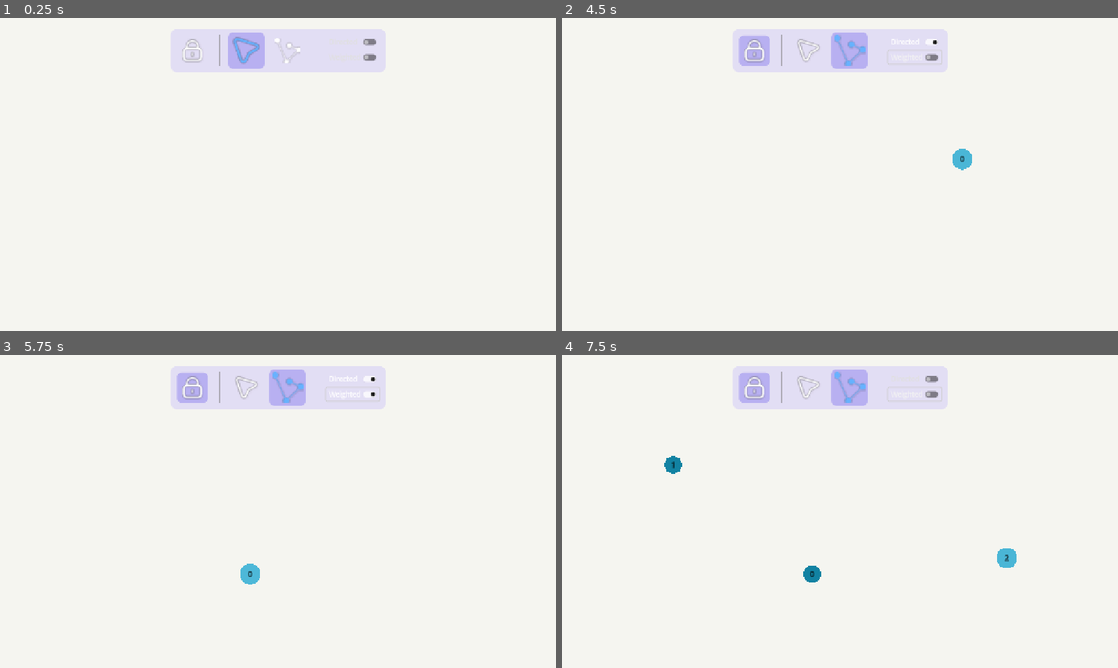
Above: before the commit, frames 1-4 (two rows, left to right).
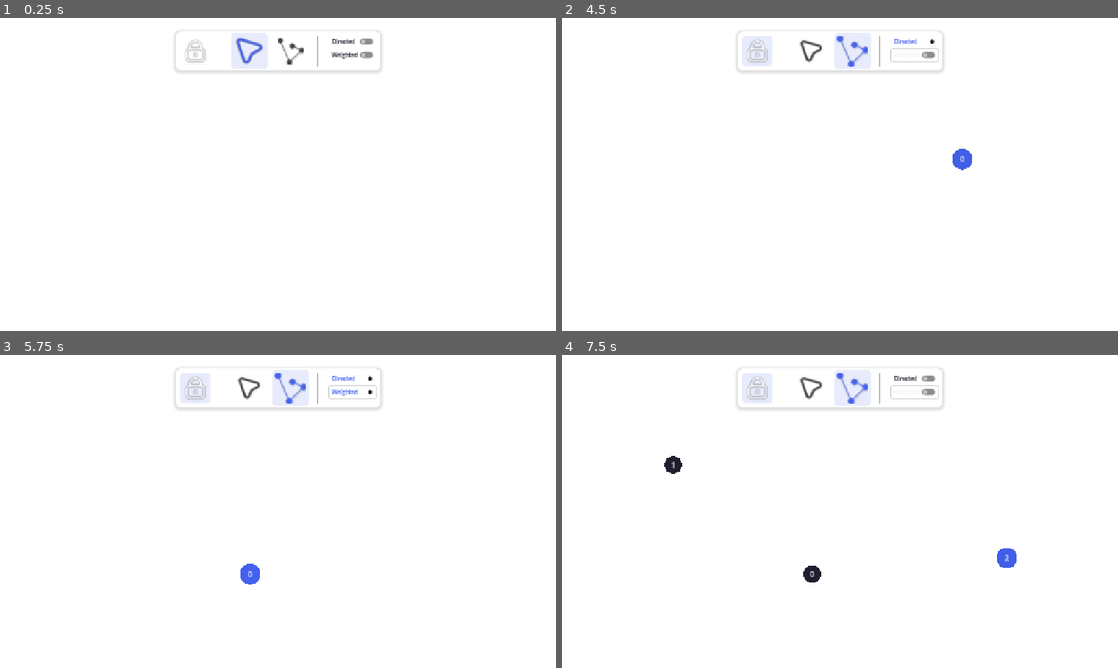
Above: after the commit, the same moments.

Repository: VerticesLTD/Graphos
Game: Godot game, scene res://scenes/main/main.tscn
Two runs of this game, one before a commit and one after it. Both use one fixed random seed, a clock stepped at 60 frames per second and the inputs below.
Inputs (mouse positions are in pixels of both pictures, inside the frame that each line leads up to; where the layout moved, square brackets give the same spot in the first picture):
- Up to frame 1 (0.25 s): no input
- Up to frame 2 (4.5 s): click (756, 52) [756, 49] at 0.5 s; click (812, 52) [806, 49] at 1.25 s; click (851, 52) [851, 49] at 2 s; click "Directed" at 2.75 s; click "Weighted" at 3.5 s; tap Enter at 4.25 s; move the mouse to (962, 158) at 4.27 s; hold Right (ui_right) from 4.28 s (still down); tap Ctrl (ctrl) at 4.35 s; click (962, 158) at 4.42 s
- Up to frame 3 (5.75 s): release Right (ui_right) at 5 s; tap Space at 5 s; drag from (400, 495) to (250, 574) at 5.02 s
- Up to frame 4 (7.5 s): tap Enter at 5.75, 7.25 s; move the mouse to (895, 442) at 5.77 s; hold Right (ui_right) 5.78-6.5 s; click (895, 442) at 5.85 s; tap Space at 6.5 s; drag from (895, 442) to (673, 464) at 6.52 s; move the mouse to (1006, 558) at 7.27 s; hold Left (ui_left) from 7.28 s (still down); hold D (toggle_direction) from 7.28 s (still down); click (1006, 558) at 7.42 s

The runs differ from the first frame. In frame 1, 4.4% of the frame differs, in the area x 30-70%, y 3-18%; in frame 2, 4.4%; in frame 3, 4.4%; in frame 4, 4.7%, in the area x 18-82%, y 3-73%.

Commit message:
Redesigned the vertices and edges colors,a s well as teh toolbad

Diff:
--- a/scenes/edge_view/edge_view.tscn
+++ b/scenes/edge_view/edge_view.tscn
@@ -35,6 +35,7 @@
 texture_filter = 2
 offset_right = 40.0
 offset_bottom = 23.0
+theme_override_colors/font_color = Color(0.118, 0.118, 0.18, 1)
 theme_override_fonts/font = ExtResource("2_ewg0c")
 theme_override_font_sizes/font_size = 22
 text = "12"
--- a/scenes/main/main.tscn
+++ b/scenes/main/main.tscn
@@ -24,7 +24,6 @@
 grow_horizontal = 2
 grow_vertical = 2
 mouse_filter = 1
-color = Color(0.9607843, 0.9607843, 0.9411765, 1)
 
 [node name="UndirectedGraph" type="Node2D" parent="." unique_id=1415093803]
 script = ExtResource("1_yyfjg")
--- a/scenes/popup_menu/popup_menu_manager.gd
+++ b/scenes/popup_menu/popup_menu_manager.gd
@@ -57,6 +57,50 @@
 func _ready() -> void:
 	if MainMenu:
 			_wire_menu(MainMenu)
+			_apply_excalidraw_style(MainMenu)
+
+
+func _apply_excalidraw_style(menu: PopupMenu) -> void:
+	var panel := StyleBoxFlat.new()
+	panel.bg_color = Color.WHITE
+	panel.border_width_left = 1
+	panel.border_width_top = 1
+	panel.border_width_right = 1
+	panel.border_width_bottom = 1
+	panel.border_color = Color(0.878, 0.878, 0.878)
+	panel.corner_radius_top_left = 8
+	panel.corner_radius_top_right = 8
+	panel.corner_radius_bottom_right = 8
+	panel.corner_radius_bottom_left = 8
+	panel.shadow_color = Color(0, 0, 0, 0.14)
+	panel.shadow_size = 10
+	panel.shadow_offset = Vector2(0, 2)
+	panel.content_margin_left = 4.0
+	panel.content_margin_top = 4.0
+	panel.content_margin_right = 4.0
+	panel.content_margin_bottom = 4.0
+	menu.add_theme_stylebox_override("panel", panel)
+
+	var hover := StyleBoxFlat.new()
+	hover.bg_color = Color(0.906, 0.922, 0.988)
+	hover.corner_radius_top_left = 6
+	hover.corner_radius_top_right = 6
+	hover.corner_radius_bottom_right = 6
+	hover.corner_radius_bottom_left = 6
+	hover.content_margin_left = 8.0
+	hover.content_margin_top = 4.0
+	hover.content_margin_right = 8.0
+	hover.content_margin_bottom = 4.0
+	menu.add_theme_stylebox_override("hover", hover)
+
+	menu.add_theme_color_override("font_color", Color(0.118, 0.118, 0.18))
+	menu.add_theme_color_override("font_hover_color", Color(0.263, 0.38, 0.933))
+	menu.add_theme_color_override("font_disabled_color", Color(0.65, 0.65, 0.7))
+	menu.add_theme_color_override("font_separator_color", Color(0.6, 0.6, 0.65))
+	menu.add_theme_font_size_override("font_size", 14)
+	menu.add_theme_constant_override("item_start_padding", 12)
+	menu.add_theme_constant_override("item_end_padding", 12)
+	menu.add_theme_constant_override("v_separation", 4)
 
 
 # -----------------------------------------------------------------------------
@@ -141,6 +185,7 @@
 
 			# Wire submenu clicks too (very important)
 			_wire_menu(submenu)
+			_apply_excalidraw_style(submenu)
 
 			# Link submenu to this item (Godot handles submenu UI behavior)
 			menu.add_submenu_node_item(label, submenu)
--- a/scenes/tool_bar/button_hover.tres
+++ b/scenes/tool_bar/button_hover.tres
@@ -1,8 +1,8 @@
 [gd_resource type="StyleBoxFlat" format=3 uid="uid://edc2pra87k3x"]
 
 [resource]
-bg_color = Color(0.5803922, 0.5372549, 0.93333334, 0.5411765)
-corner_radius_top_left = 10
-corner_radius_top_right = 10
-corner_radius_bottom_right = 10
-corner_radius_bottom_left = 10
+bg_color = Color(0.906, 0.922, 0.988, 1)
+corner_radius_top_left = 8
+corner_radius_top_right = 8
+corner_radius_bottom_right = 8
+corner_radius_bottom_left = 8
--- a/scenes/tool_bar/tool_bar.tscn
+++ b/scenes/tool_bar/tool_bar.tscn
@@ -136,6 +136,7 @@
 
 [node name="VSeparator2" type="VSeparator" parent="PanelContainer/HBoxContainer" unique_id=1541838938]
 layout_mode = 2
+theme_override_styles/separator = SubResource("StyleBoxLine_lpcgc")
 
 [node name="Modifiers" type="VBoxContainer" parent="PanelContainer/HBoxContainer" unique_id=900645983]
 layout_mode = 2
@@ -143,10 +144,18 @@
 [node name="DirectedBtn" type="CheckButton" parent="PanelContainer/HBoxContainer/Modifiers" unique_id=1608271324]
 layout_mode = 2
 shortcut = SubResource("Shortcut_bkbxk")
+theme_override_colors/font_color = Color(0.118, 0.118, 0.18, 1)
+theme_override_colors/font_hover_color = Color(0.263, 0.38, 0.933, 1)
+theme_override_colors/font_pressed_color = Color(0.263, 0.38, 0.933, 1)
+theme_override_font_sizes/font_size = 13
 text = "Directed"
 
 [node name="WeightedBtn" type="CheckButton" parent="PanelContainer/HBoxContainer/Modifiers" unique_id=1787136133]
 layout_mode = 2
+theme_override_colors/font_color = Color(0.118, 0.118, 0.18, 1)
+theme_override_colors/font_hover_color = Color(0.263, 0.38, 0.933, 1)
+theme_override_colors/font_pressed_color = Color(0.263, 0.38, 0.933, 1)
+theme_override_font_sizes/font_size = 13
 text = "Weighted"
 
 [connection signal="pressed" from="PanelContainer/HBoxContainer/LockTool" to="." method="_on_lock_tool_pressed"]
--- a/scenes/tool_bar/tool_bar_background.tres
+++ b/scenes/tool_bar/tool_bar_background.tres
@@ -1,12 +1,20 @@
 [gd_resource type="StyleBoxFlat" format=3 uid="uid://bdiessvqitwl2"]
 
 [resource]
-bg_color = Color(0.63135356, 0.5472813, 1, 0.22352941)
-corner_radius_top_left = 15
-corner_radius_top_right = 15
-corner_radius_bottom_right = 15
-corner_radius_bottom_left = 15
-expand_margin_left = 15.0
-expand_margin_top = 15.0
-expand_margin_right = 15.0
-expand_margin_bottom = 15.0
+bg_color = Color(1, 1, 1, 1)
+border_width_left = 1
+border_width_top = 1
+border_width_right = 1
+border_width_bottom = 1
+border_color = Color(0.878, 0.878, 0.878, 1)
+corner_radius_top_left = 12
+corner_radius_top_right = 12
+corner_radius_bottom_right = 12
+corner_radius_bottom_left = 12
+expand_margin_left = 10.0
+expand_margin_top = 10.0
+expand_margin_right = 10.0
+expand_margin_bottom = 10.0
+shadow_color = Color(0, 0, 0, 0.12)
+shadow_size = 8
+shadow_offset = Vector2(0, 2)
--- a/scenes/vertex_view/vertex_view.tscn
+++ b/scenes/vertex_view/vertex_view.tscn
@@ -19,7 +19,7 @@
 offset_bottom = 11.5
 grow_horizontal = 2
 grow_vertical = 2
-theme_override_colors/font_color = Color(0, 0, 0, 1)
+theme_override_colors/font_color = Color(1, 1, 1, 1)
 horizontal_alignment = 1
 vertical_alignment = 1
 metadata/_edit_use_anchors_ = true
--- a/scripts/globals/globals.gd
+++ b/scripts/globals/globals.gd
@@ -1,5 +1,4 @@
 extends Node
-
 # ------------
 # Logging tags
 # ------------
@@ -8,12 +7,10 @@
 const VIS_TAG = "VISUAIZER"
 const MGR_TAG = "MANAGER"
 const EVNT_TAG = "EVENT"
-
 # ------------
 # App states
 # ------------
 signal app_state_changed
-
 enum State {
 	SELECTION,
 	CREATE,
@@ -24,87 +21,69 @@
 	set(value):
 		current_state = value
 		app_state_changed.emit()
-
 # ------------
 # Tool Modifiers (For CREATE state)
 # ------------
 ## Independent modifiers that determine the type of edge being drawn.
 var active_strategy: ConnectionStrategy = UndirectedStrategy.new()
 var is_weighted_mode: bool = false
-
 # Tracks the state of a vertex's edges to prevent mixing.
 enum WeightState { EMPTY, WEIGHTED, UNWEIGHTED, CORRUPTED }
-
 # ------------
 # Appearance
 # ------------
-const BUTTON_REGULAR_MODULATE = Color(1, 1, 1)
+const BUTTON_REGULAR_MODULATE = Color(0.25, 0.25, 0.28)
 const BUTTON_REGULAR_SCALE = Vector2(1, 1)
-const BUTTON_HIGHLIGHT_MODULATE = Color("66b2ff")
+const BUTTON_HIGHLIGHT_MODULATE = Color("4361ee")
 const BUTTON_HIGHLIGHT_SCALE = Vector2(1.2, 1.2)
-
 # Vertices
 const VERTEX_RADIUS = 20.0
-const VERTEX_COLOR = Color("1282A2")
-
+const VERTEX_COLOR = Color("1e1e2e")
 # Vertex animations
-const VERTEX_COLOR_CHAIN = Color.GREEN_YELLOW
-const VERTEX_COLOR_CHAIN_HEAD = Color.YELLOW
+const VERTEX_COLOR_CHAIN = Color("06d6a0")
+const VERTEX_COLOR_CHAIN_HEAD = Color("f72585")
 const VERTEX_HOVER_SCALE = 1.2
-const VERTEX_HOVER_COLOR = Color("4DB8D8")
+const VERTEX_HOVER_COLOR = Color("4361ee")
 const VERTEX_TWEEN_TIME = 0.2
-
 # Edges
-const EDGE_COLOR = Color("FEFCFB")
+const EDGE_COLOR = Color("495057")
 const EDGE_WIDTH = 5.0
-const EDGE_HOVER_COLOR = Color("FFE66D")
+const EDGE_HOVER_COLOR = Color("4361ee")
 const EDGE_HOVER_SCALE = 1.3
 const EDGE_TWEEN_TIME = 0.2
 const EDGE_FLOW_TWEEN_TIME = 0.08
-
-
 # Selection rectangle
 const SELECTION_BORDER_WIDTH: float = 2.0
 const SELECTION_BORDER_COLOR: Color = Color("4da1a9")
 const SELECTION_FILL_COLOR: Color = Color8(77, 161, 169, 30)
-
 # ------------
 # Input constants
 # ------------
 # How long (in seconds) until a click counts as a "Hold"
 const HOLD_THRESHOLD = 0.10
-
 # ------------
 # how close to a edge to trigger get_edge_at in graphController
 const EDGE_DISTANCE_THRESHOLD = 5
-# ------------
-
-
 # ------------
 # Drag state
 # ------------
 ## This variable is accessed by the app's elements when in drag mode.
 var is_mass_select: bool = false
 var selection_rectangle: Rect2
-
-
 # ------------
 # Clipboard
 # ------------
 ## Stores induced graph for copy paste
 var clipboard_graph: Graph
-
 # ------------
 # IDENTIFIRES
 # ------------
 const NOT_FOUND = -1
-
 # ------------
 # Capacity and Limits
 # ------------
 const MAX_VERTICES: int = 500
 const INF: float = 1e18
-
 # ------------
 # EDGE LINE EDIT
 # ------------
